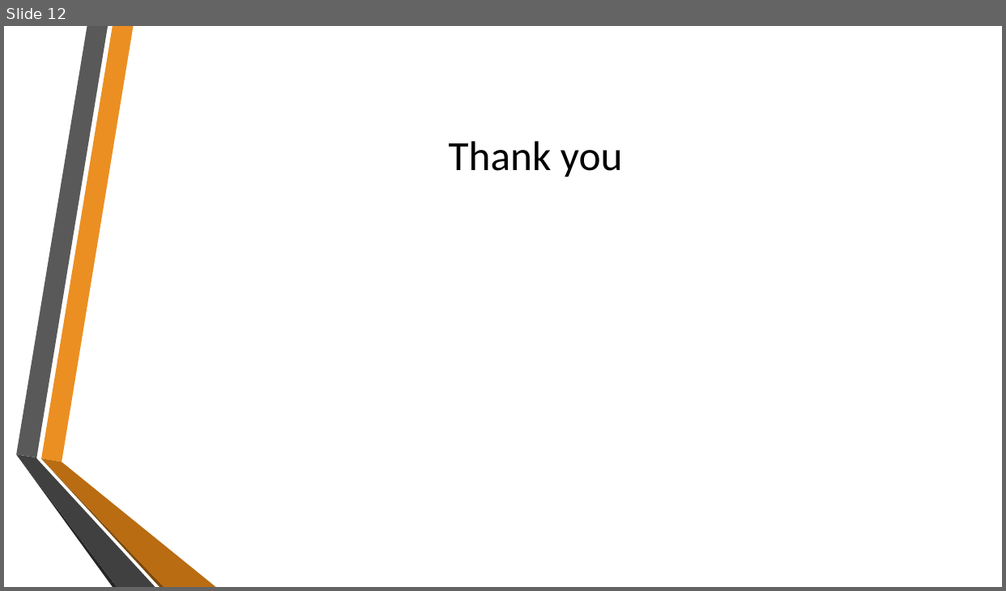
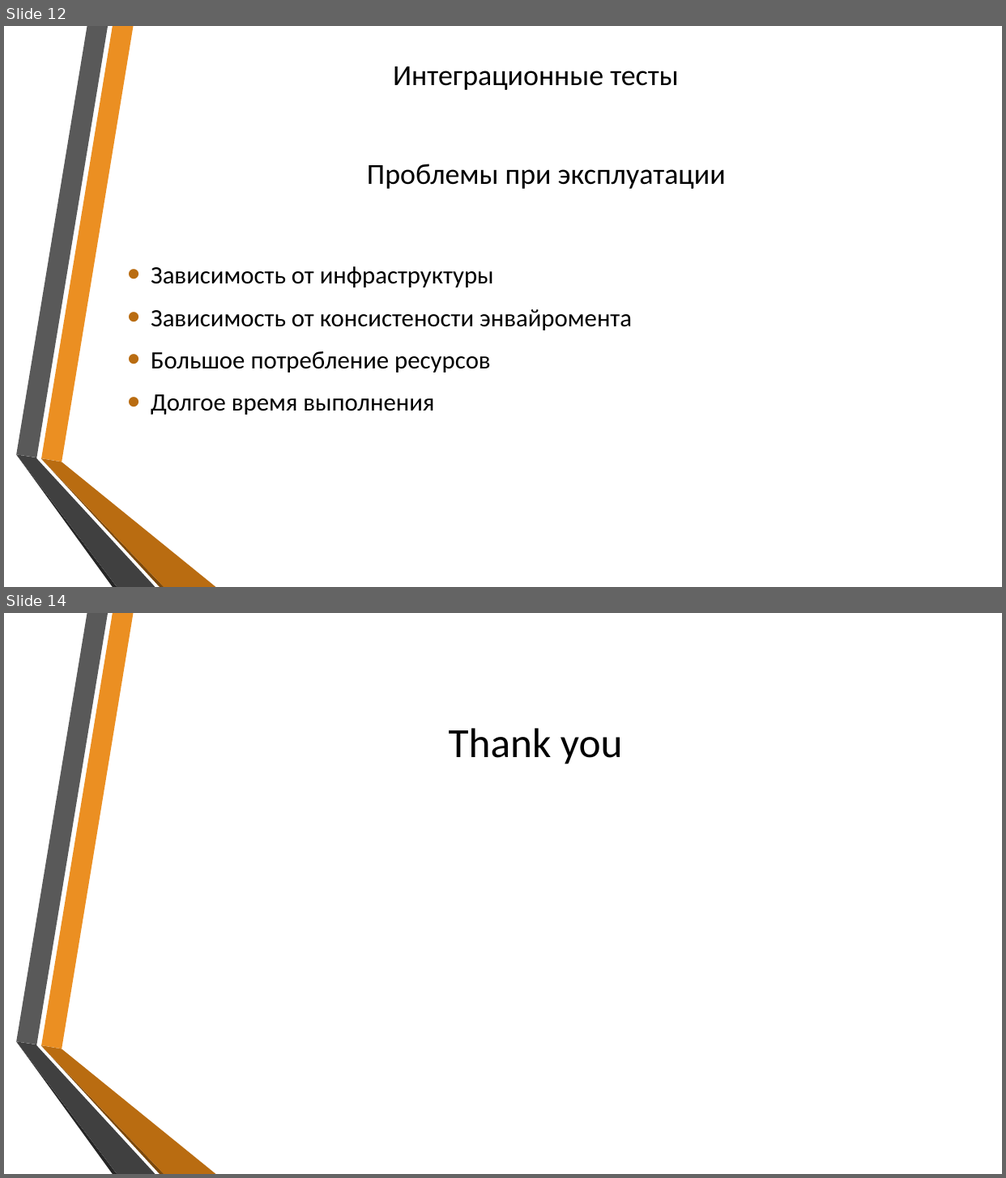
Before and after one commit to sflusov/Presentations, a slide deck: ApiTesting.pptx. Shown one above the other, each under a label of ours: slide 12 before the commit, slides 12 and 14 after it; the slides between them are not shown. The pictures are 1006x591 and 1006x1178 pixels, drawn with LibreOffice and Linux fonts; fonts in the diff are those of the drawing; background and template pictures are left out. Boxes give left, top, right and bottom in pixels: in the first picture for what was removed or moved away, otherwise in the second. Text is boxed around its words. In the diff, an @@ line names an element or a change of style, - is before the commit and + after.

Commit message:
draft v0.2

```diff
--- a/ApiTesting.pptx
+++ b/ApiTesting.pptx
@@ slide 12 added at [4, 26, 1002, 587], background picture (left out); not listed: 6 template elements that a slide beside it also shows @@
@@ text added at [393, 66, 678, 90], 28 pt, text #000000 @@
+Интеграционные тесты
@@ text added at [367, 164, 726, 189], 28 pt, text #000000 @@
+Проблемы при эксплуатации
@@ text added at [151, 267, 632, 415], 24 pt, text #000000 @@
+• Зависимость от инфраструктуры
+• Зависимость от консистености энвайромента
+• Большое потребление ресурсов
+• Долгое время выполнения
@@ what was slide 12 is now slide 14 @@
```
Also in this commit, not shown: 1 slide changed, 1 other slide added, 1 slide removed.
